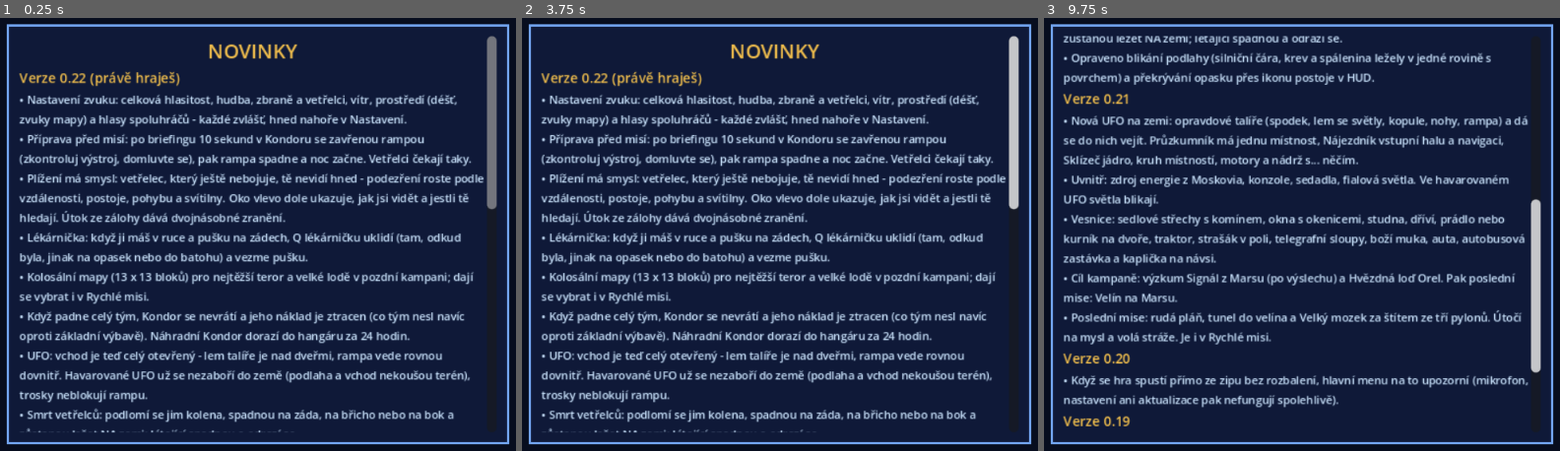
Above: before the commit, frames 1-3 (left to right).
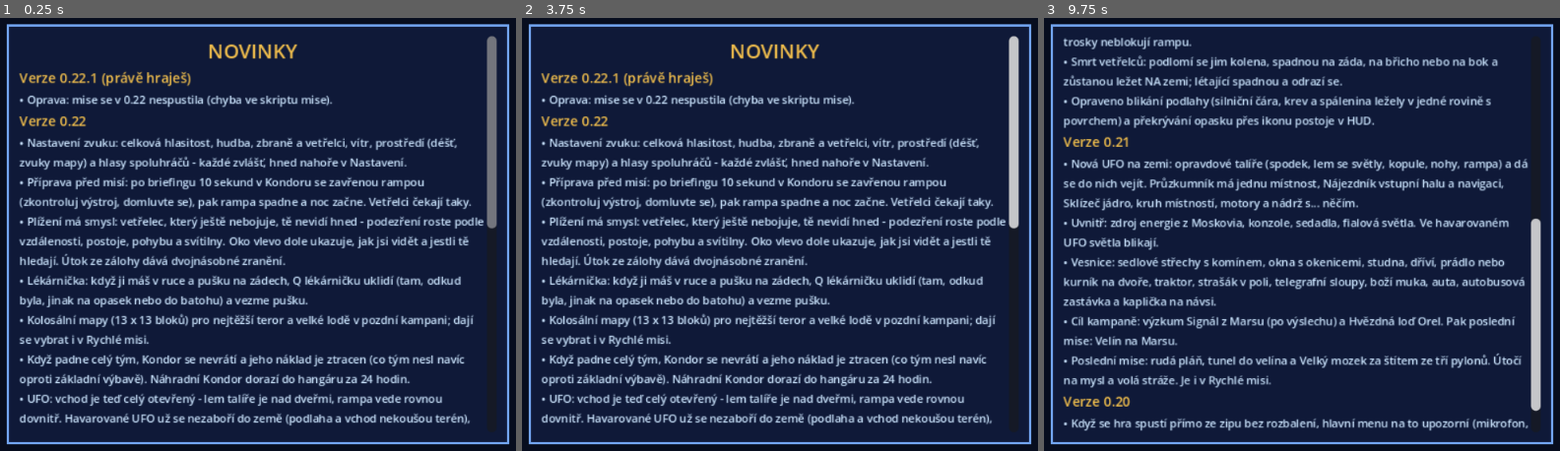
Above: after the commit, the same moments.

Repository: arielistelosbutch/Enemy-Beyond
Game: Godot game, scene res://scenes/Main.tscn
Same seed, same stepped clock (60 frames per second), same inputs: the game is played once before the commit and once after it.
Inputs (mouse positions are in pixels of both pictures, inside the frame that each line leads up to):
- Up to frame 1 (0.25 s): no input
- Up to frame 2 (3.75 s): tap Enter at 0.5, 2, 3.5 s; move the mouse to (955, 212) at 0.52 s; hold D (move_right) 0.53-1.25 s; hold E (use) 0.53-1.25 s; click (955, 212) at 0.67 s; tap Space (jump) at 0.77, 1.25, 2.75 s; drag from (620, 256) to (738, 325) at 1.27 s; move the mouse to (857, 139) at 2.02 s; hold D (move_right) 2.03-2.75 s; hold E (use) 2.03-2.75 s; tap 1 (belt1) at 2.1 s; drag from (738, 325) to (542, 169) at 2.77 s; move the mouse to (1017, 303) at 3.52 s; hold A (move_left) from 3.53 s (still down); hold E (use) from 3.53 s (still down); tap 3 (belt3) at 3.6 s
- Up to frame 3 (9.75 s): tap Space (jump) at 3.77, 4.25, 6.77 s; release A (move_left) at 4.25 s; release E (use) at 4.25 s; drag from (1064, 169) to (1183, 126) at 4.27 s; move the mouse to (1343, 234) at 5.02 s; hold S (move_back) 5.03-5.75 s; hold E (use) 5.03-5.75 s; tap C (crouch) at 5.1 s; click (1343, 234) at 5.17 s; drag from (1183, 126) to (1142, 256) at 5.77 s; move the mouse to (1477, 212) at 6.52 s; hold W (move_forward) 6.53-7.25 s; hold E (use) 6.53-7.25 s; tap T (flare) at 6.6 s; drag from (1142, 256) to (1260, 325) at 7.27 s; move the mouse to (1379, 139) at 8.02 s; hold S (move_back) 8.03-8.75 s; hold E (use) 8.03-8.75 s; tap G (grenade) at 8.1 s; drag from (1260, 325) to (1064, 169) at 8.77 s; move the mouse to (1539, 303) at 9.52 s; hold W (move_forward) from 9.53 s (still down); hold E (use) from 9.53 s (still down); tap V (melee) at 9.6 s; click (1539, 303) at 9.67 s

The runs differ from the first frame. In frame 1, 24% of the frame differs, in the area x 3-97%, y 12-96%; in frame 2, 24%; in frame 3, 25%, in the area x 3-97%, y 4-96%.

Commit message:
Enemy Beyond 0.22.1: oprava spuštění mise
Co-Authored-By: Claude Opus 5.5 <noreply@anthropic.com>
Claude-Session: https://claude.ai/code/session_01EAk7UDZdciQuxvQV6RdKX6

Diff:
--- a/changelog.json
+++ b/changelog.json
@@ -1,4 +1,7 @@
 {
+ "0.22.1": [
+  "Oprava: mise se v 0.22 nespustila (chyba ve skriptu mise)."
+ ],
  "0.22": [
   "Nastavení zvuku: celková hlasitost, hudba, zbraně a vetřelci, vítr, prostředí (déšť, zvuky mapy) a hlasy spoluhráčů - každé zvlášť, hned nahoře v Nastavení.",
   "Příprava před misí: po briefingu 10 sekund v Kondoru se zavřenou rampou (zkontroluj výstroj, domluvte se), pak rampa spadne a noc začne. Vetřelci čekají taky.",
--- a/scripts/boot.gd
+++ b/scripts/boot.gd
@@ -8,7 +8,7 @@
 const UPDATE_PCK := "user://update.pck"
 const UPDATE_INFO := "user://update.json"
 ## The version built into this .exe (the update must be newer to be used).
-const BUILD_VERSION := "0.22"
+const BUILD_VERSION := "0.22.1"
 
 var update_version := ""
 
--- a/scripts/game.gd
+++ b/scripts/game.gd
@@ -2,8 +2,8 @@
 ## Enemy Beyond - global state: controls, the mercenary's profile, item rules,
 ## shared materials and sounds.
 
-const VERSION := "0.22 prototyp"
-const VERSION_NUM := "0.22"
+const VERSION := "0.22.1 prototyp"
+const VERSION_NUM := "0.22.1"
 
 # ---- items (like UFO: every item has weight; hands, belt and backpack hold them) ----
 const ITEMS := {
--- a/scripts/mission.gd
+++ b/scripts/mission.gd
@@ -1325,7 +1325,7 @@
 				v = 1.0
 				break
 			v = maxf(v, float(a.sus.get(String(p.name), 0.0)))
-		var who := p.get_multiplayer_authority()
+		var who: int = p.get_multiplayer_authority()
 		if who == multiplayer.get_unique_id() or who in multiplayer.get_peers():
 			p.set_watched.rpc_id(who, v)
 
--- a/update/version.json
+++ b/update/version.json
@@ -1 +1 @@
-{"version": "0.22", "min_build": "0.13", "pck": "https://raw.githubusercontent.com/arielistelosbutch/Enemy-Beyond/main/update/enemy_beyond_0.22.pck", "zip": "https://github.com/arielistelosbutch/Enemy-Beyond/raw/main/hratelny-test/EnemyBeyond-0.22-windows.zip"}
+{"version": "0.22.1", "min_build": "0.13", "pck": "https://raw.githubusercontent.com/arielistelosbutch/Enemy-Beyond/main/update/enemy_beyond_0.22.1.pck", "zip": "https://github.com/arielistelosbutch/Enemy-Beyond/raw/main/hratelny-test/EnemyBeyond-0.22.1-windows.zip"}
Not shown, removed: hratelny-test/EnemyBeyond-0.22-windows.zip
Not shown, added: hratelny-test/EnemyBeyond-0.22.1-windows.zip
Not shown, added: update/enemy_beyond_0.22.1.pck
Not shown, removed: update/enemy_beyond_0.22.pck
